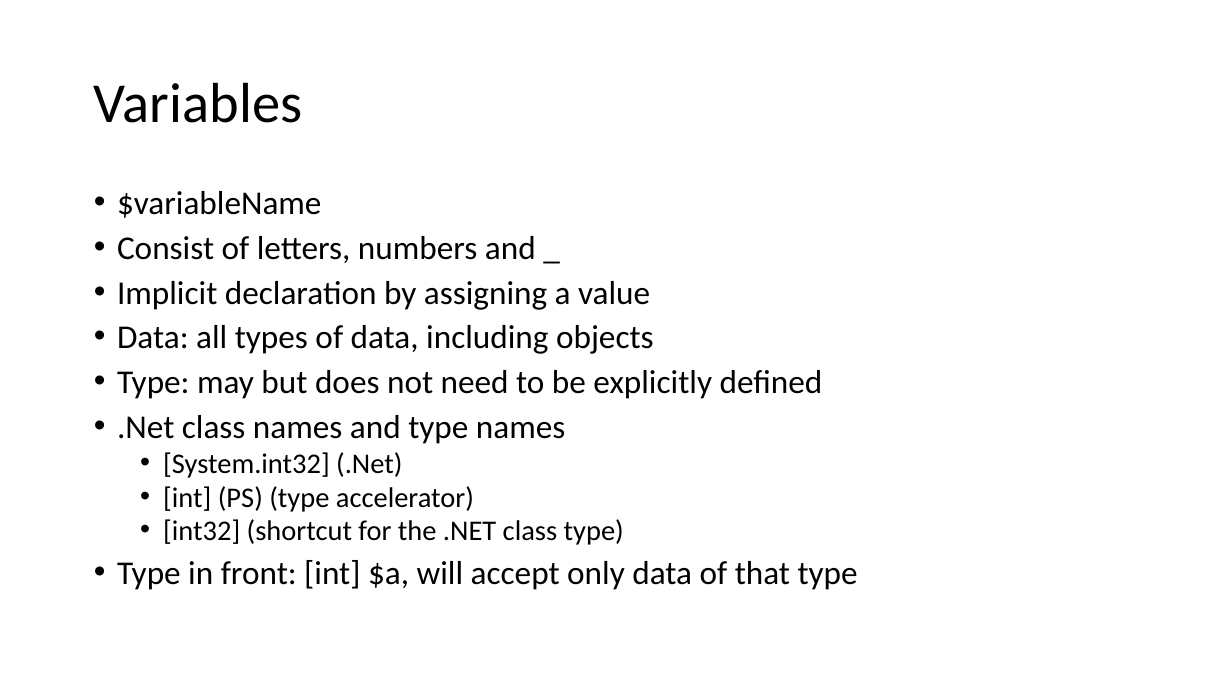
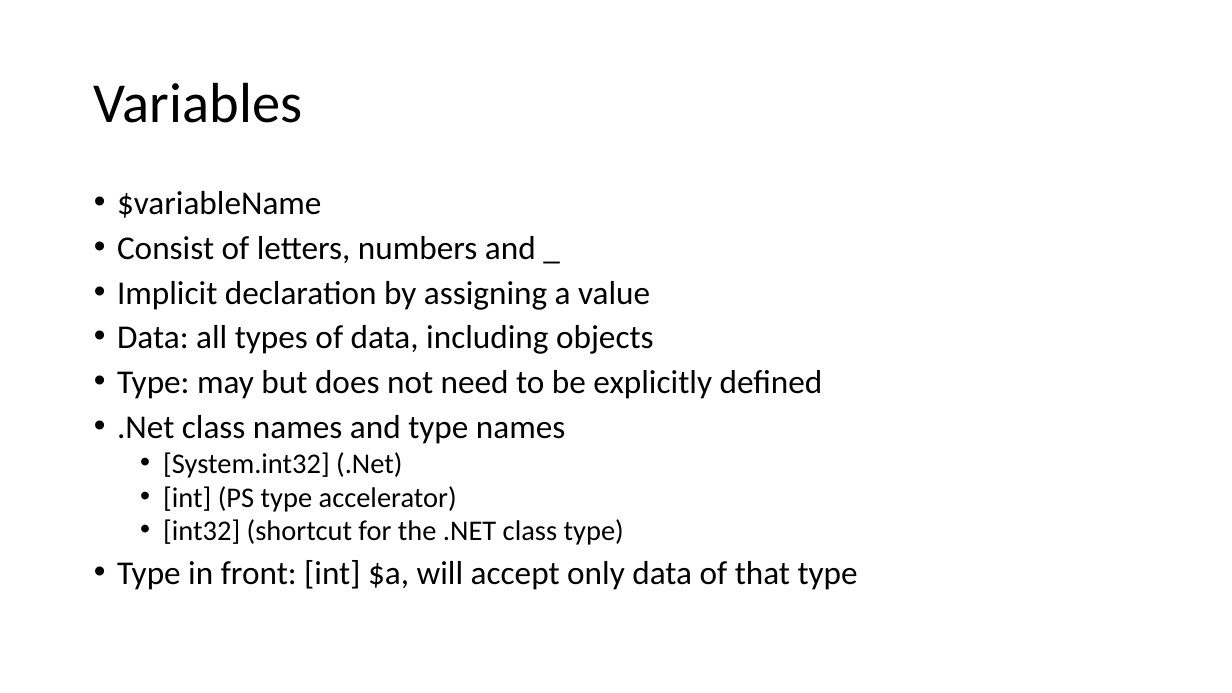
Before and after one commit to mjochen/PS-Basic-course, a slide deck: slide 6 of 2 - Scripting.pptx. Drawn at 1232x693 pixels with LibreOffice and Linux fonts; fonts in the diff are those of the drawing. Boxes give left, top, right and bottom in pixels: in the first picture for what was removed or moved away, otherwise in the second. Text is boxed around its words. In the diff, an @@ line names an element or a change of style, - is before the commit and + after.

```diff
--- a/2 - Scripting.pptx
+++ b/2 - Scripting.pptx
@@ text at [163,486,457,512]: text changed @@
-  • [int] (PS) (type accelerator)
+  • [int] (PS type accelerator)
```
Also in this commit, not shown: 2 other slides changed, 1 other file.
